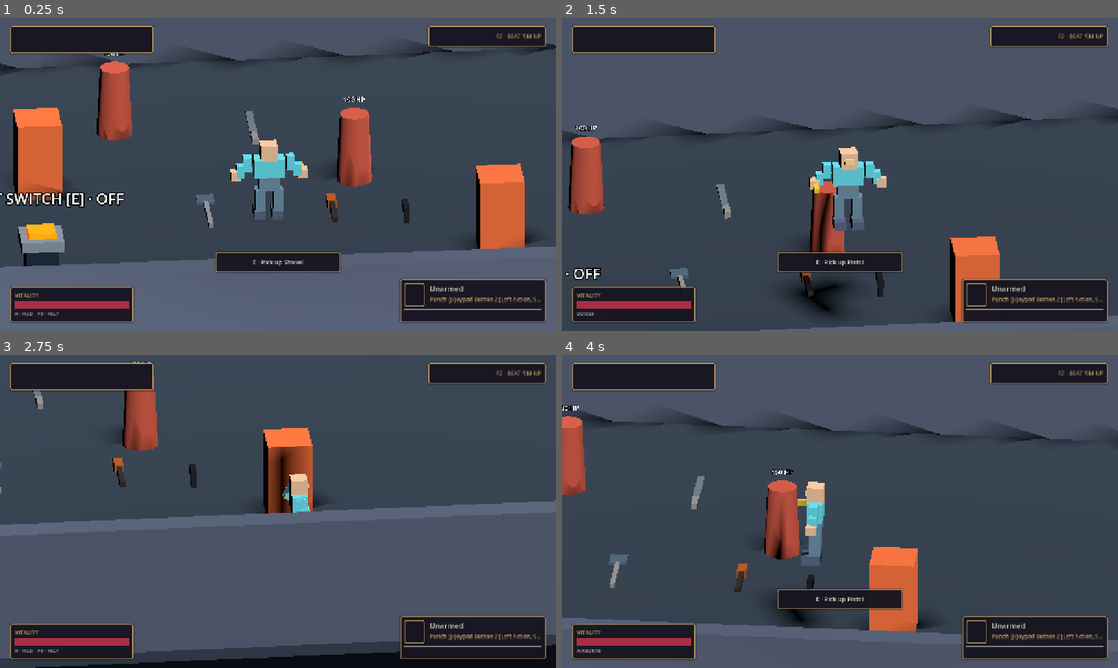
Above: before the commit, frames 1-4 (two rows, left to right).
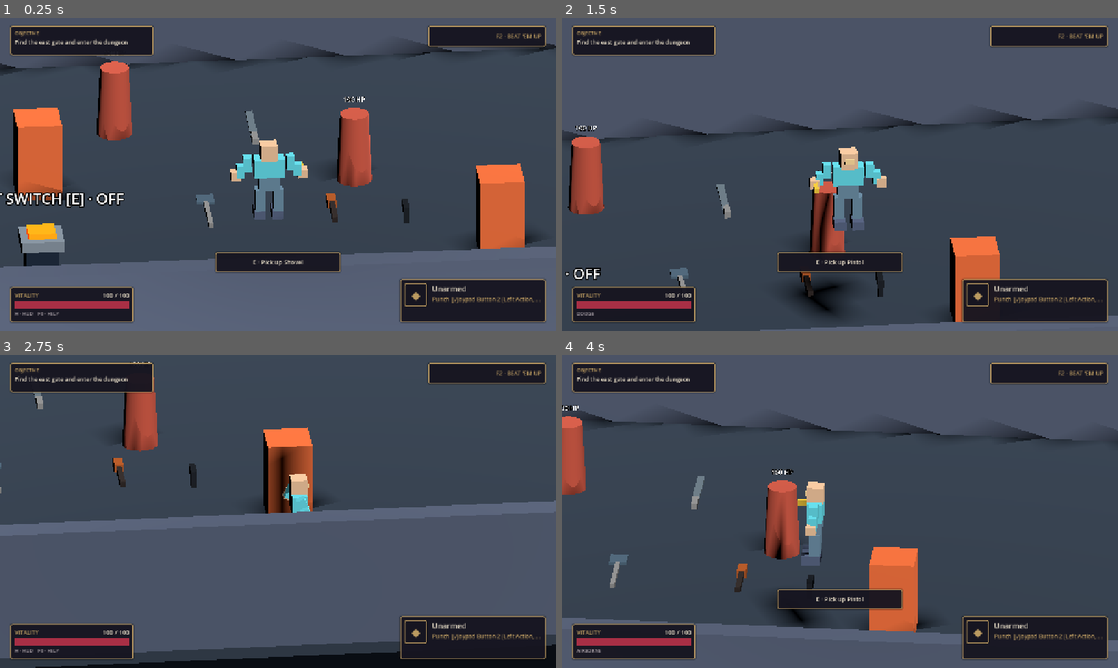
Above: after the commit, the same moments.

Repository: bravado/ACTION-5
Game: Godot game, scene res://demo/main.tscn
Two runs of this game, one before a commit and one after it. Both use one fixed random seed, a clock stepped at 60 frames per second and the inputs below.
Inputs (mouse positions are in pixels of both pictures, inside the frame that each line leads up to):
- Up to frame 1 (0.25 s): no input
- Up to frame 2 (1.5 s): tap Enter at 0.5 s; move the mouse to (962, 158) at 0.52 s; hold Right (actor_turn_right) 0.53-1.28 s; tap Ctrl (actor_crouch) at 0.6 s; click (962, 158) at 0.67 s; tap Space (actor_jump) at 0.77 s; move the mouse to (728, 190) at 1.27 s; hold S (move_down) from 1.28 s (still down); tap Alt (actor_dodge) at 1.35 s
- Up to frame 3 (2.75 s): tap Space (actor_jump) at 1.52 s; move the mouse to (333, 442) at 2.02 s; release S (move_down) at 2.03 s; hold Right (actor_turn_right) from 2.03 s (still down); tap K (actor_kick) at 2.1 s
- Up to frame 4 (4 s): move the mouse to (812, 574) at 2.77 s; release Right (actor_turn_right) at 2.78 s; hold W (move_up) 2.78-3.53 s; tap J (actor_punch) at 2.85 s; click (812, 574) at 2.92 s; tap Space (actor_jump) at 3.02, 3.77 s; move the mouse to (1006, 558) at 3.52 s; hold Left (actor_turn_left) from 3.53 s (still down); hold Shift (actor_run) from 3.53 s (still down)

The runs differ from the first frame. In frame 1, 1.0% of the frame differs, in the area x 1-98%, y 4-94%; in frame 2, 1.0%; in frame 3, 1.0%; in frame 4, 1.0%.

Commit message:
fix(hud): reserve space for objective text, HP numbers and fallback glyph [full-e2e]
- Keep objective title separate and give wrapped text a stable region
- Prevent vitality value from collapsing under the expanding title
- Size the unarmed fallback glyph and suppress unused quick-slot separator
- Cover rendered label geometry in Godot HUD regressions

Refs #37

Diff:
--- a/demo/ui/iron_reliquary.gd
+++ b/demo/ui/iron_reliquary.gd
@@ -20,6 +20,7 @@
 var _weapon_title: Label
 var _ammo_text: Label
 var _secondary: Label
+var _secondary_separator: HSeparator
 var _objective: Label
 var _view: Label
 var _interaction: Label
@@ -136,10 +137,11 @@
     _secondary.text = "%s  ·  %s to switch" % [secondary, swap_hint] \
         if not secondary.is_empty() and not swap_hint.is_empty() else ""
     _secondary.visible = not _secondary.text.is_empty()
+    _secondary_separator.visible = _secondary.visible
 
 
 func set_objective(value: String) -> void:
-    _objective.text = "OBJECTIVE\n" + value
+    _objective.text = value
 
 
 func set_view(value: String) -> void:
@@ -205,6 +207,9 @@
     title.size_flags_horizontal = Control.SIZE_EXPAND_FILL
     row.add_child(title)
     _hp_text = _label("100 / 100", 14)
+    _hp_text.custom_minimum_size.x = 80
+    _hp_text.horizontal_alignment = HORIZONTAL_ALIGNMENT_RIGHT
+    _hp_text.text_overrun_behavior = TextServer.OVERRUN_NO_TRIMMING
     row.add_child(_hp_text)
     _health_bar = ProgressBar.new()
     _health_bar.custom_minimum_size = Vector2(0, 16)
@@ -239,6 +244,10 @@
     _weapon_icon.stretch_mode = TextureRect.STRETCH_KEEP_ASPECT_CENTERED
     icon_box.add_child(_weapon_icon)
     _weapon_fallback = _label("◆", 26, GOLD)
+    _weapon_fallback.custom_minimum_size = Vector2(32, 32)
+    _weapon_fallback.horizontal_alignment = HORIZONTAL_ALIGNMENT_CENTER
+    _weapon_fallback.vertical_alignment = VERTICAL_ALIGNMENT_CENTER
+    _weapon_fallback.text_overrun_behavior = TextServer.OVERRUN_NO_TRIMMING
     icon_box.add_child(_weapon_fallback)
     var details := _stack(row)
     details.size_flags_horizontal = Control.SIZE_EXPAND_FILL
@@ -246,8 +255,8 @@
     details.add_child(_weapon_title)
     _ammo_text = _label("READY", 13, GOLD)
     details.add_child(_ammo_text)
-    var line := HSeparator.new()
-    stack.add_child(line)
+    _secondary_separator = HSeparator.new()
+    stack.add_child(_secondary_separator)
     _secondary = _label("", 12, MUTED)
     stack.add_child(_secondary)
 
@@ -256,9 +265,13 @@
     var objective_panel := _panel("ObjectivePanel", 0, 0, 0, 0,
         24, 18, 353, 82)
     _gameplay_nodes.append(objective_panel)
+    var stack := _stack(objective_panel)
+    stack.add_child(_label("OBJECTIVE", 11, GOLD))
     _objective = _label("", 13)
+    _objective.custom_minimum_size = Vector2(298, 30)
     _objective.autowrap_mode = TextServer.AUTOWRAP_WORD_SMART
-    objective_panel.add_child(_objective)
+    _objective.text_overrun_behavior = TextServer.OVERRUN_NO_TRIMMING
+    stack.add_child(_objective)
     var view_panel := _panel("ViewPanel", 1, 0, 1, 0,
         -294, 18, -24, 67)
     _gameplay_nodes.append(view_panel)
--- a/tests/d09_hud_suite.gd
+++ b/tests/d09_hud_suite.gd
@@ -24,6 +24,16 @@
     var hp_panel := display.get_node("HealthPanel") as PanelContainer
     var equip_panel := display.get_node("EquipmentPanel") as PanelContainer
     var hp_bar := display.get("_health_bar") as ProgressBar
+    var hp_text := display.get("_hp_text") as Label
+    var objective := display.get("_objective") as Label
+    var fallback := display.get("_weapon_fallback") as Label
+    verify.call(objective.text.contains("east gate")
+        and objective.size.x >= 290.0 and objective.size.y >= 30.0,
+        "D09-03 objective value has visible space in fixed top-left panel")
+    verify.call(hp_text.text.contains("100 / 100") and hp_text.size.x >= 80.0,
+        "D09-03 numeric HP value is not compressed by the vitality title")
+    verify.call(fallback.visible and fallback.size.x >= 30.0,
+        "D09-03 unarmed icon fallback reserves a visible square")
     var main_label := display.get("_weapon_title") as Label
     var second_label := display.get("_secondary") as Label
     verify.call(not stage.get_node("Hud/Help").visible
